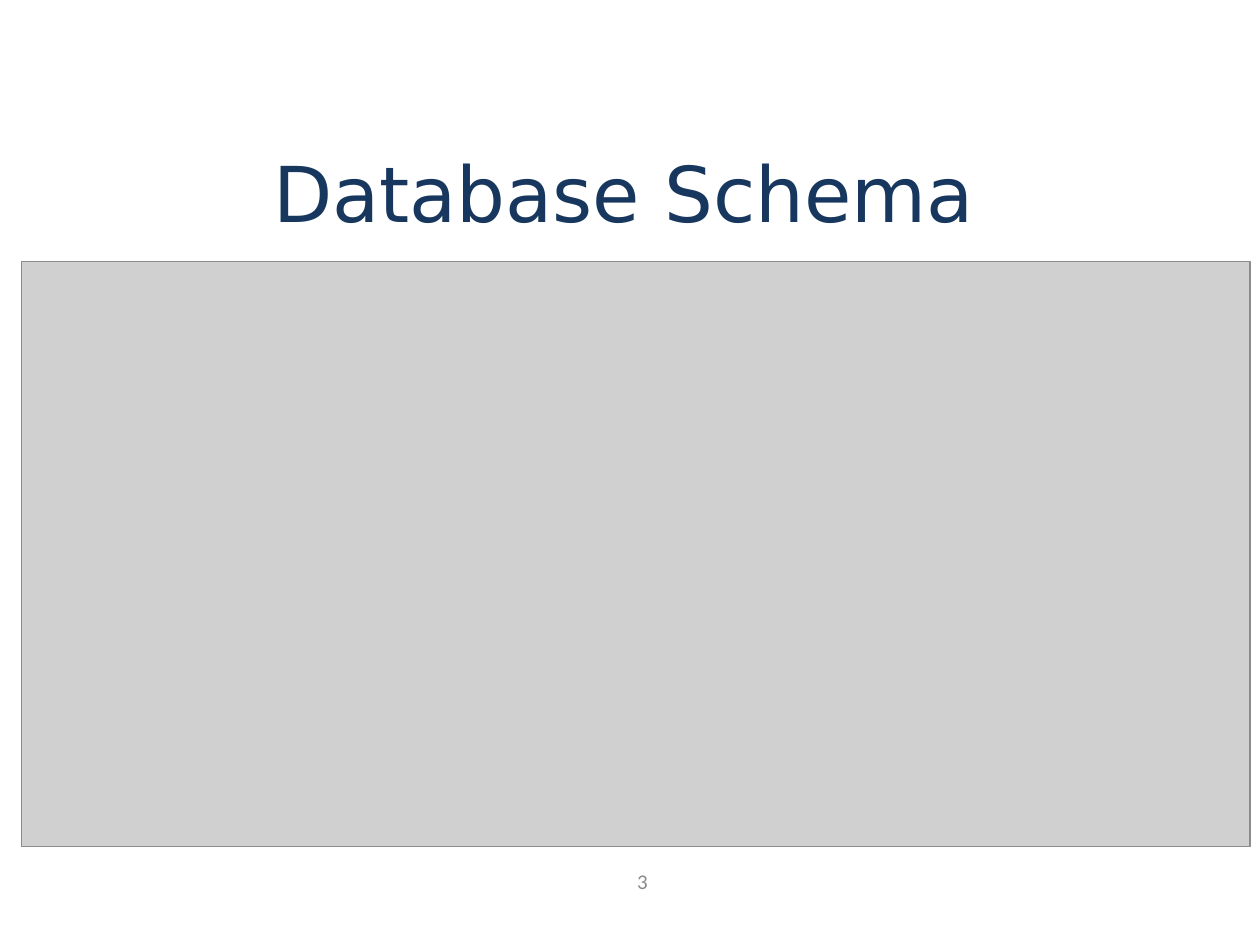
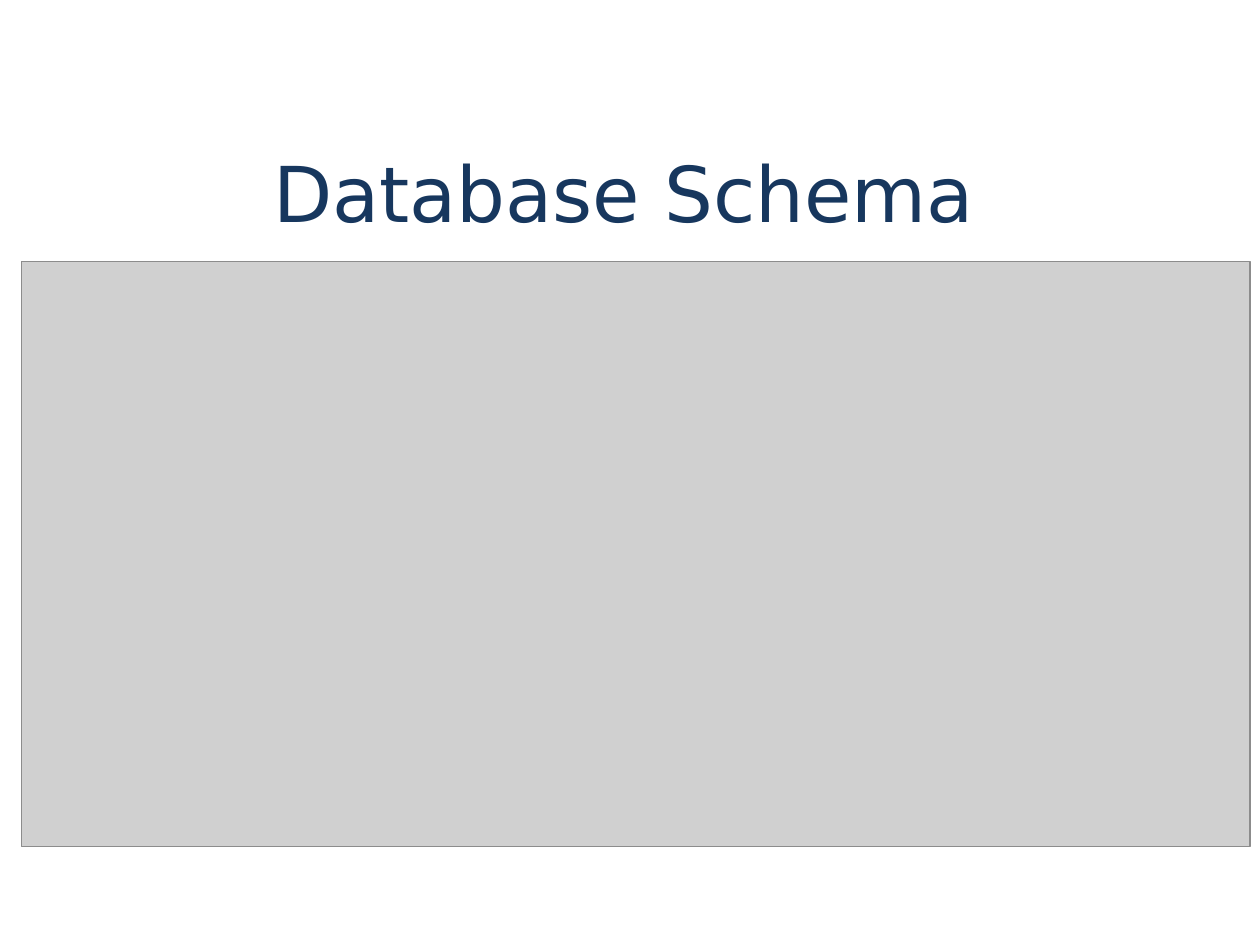
Before and after one commit to chursin-andrey/project-jastt, a slide deck: slide 5 of presentation/jastt.pptx (slide 3 before the commit). Drawn at 1260x945 pixels with LibreOffice and Linux fonts; fonts in the diff are those of the drawing; grey boxes stand for pictures; background and template pictures are left out. Boxes give left, top, right and bottom in pixels: in the first picture for what was removed or moved away, otherwise in the second. Text is boxed around its words. In the diff, an @@ line names an element or a change of style, - is before the commit and + after.

```diff
--- a/presentation/jastt.pptx
+++ b/presentation/jastt.pptx
@@ text removed at [637, 875, 648, 889] @@
-3
```
Also in this commit, not shown: 7 other slides changed, 6 slides added.
